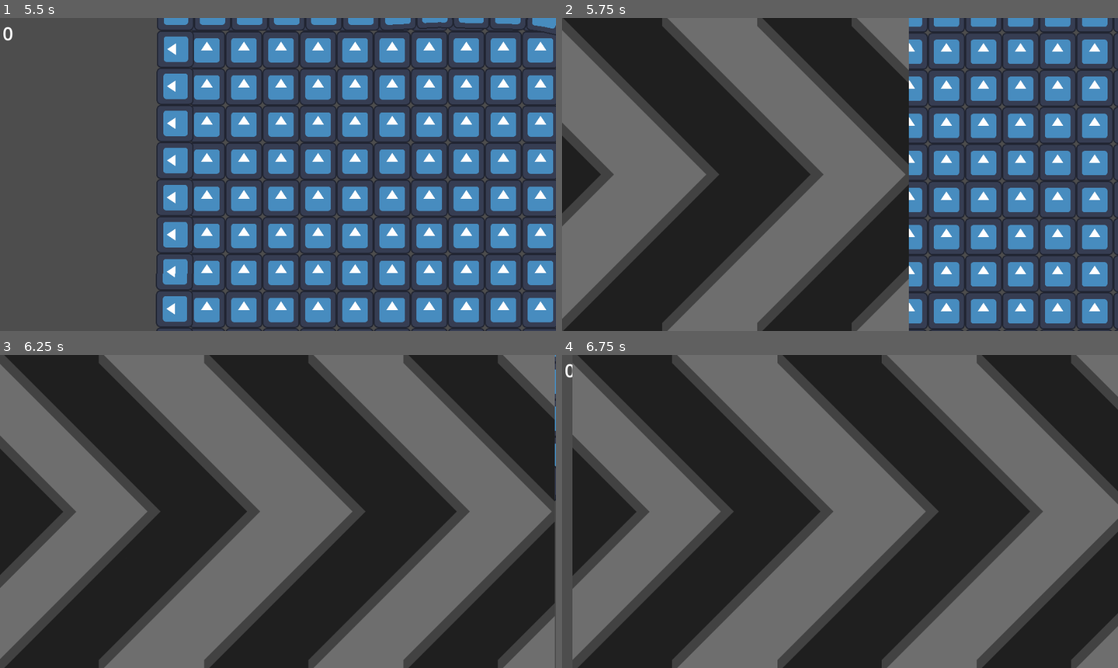
Above: before the commit, frames 1-4 (two rows, left to right).
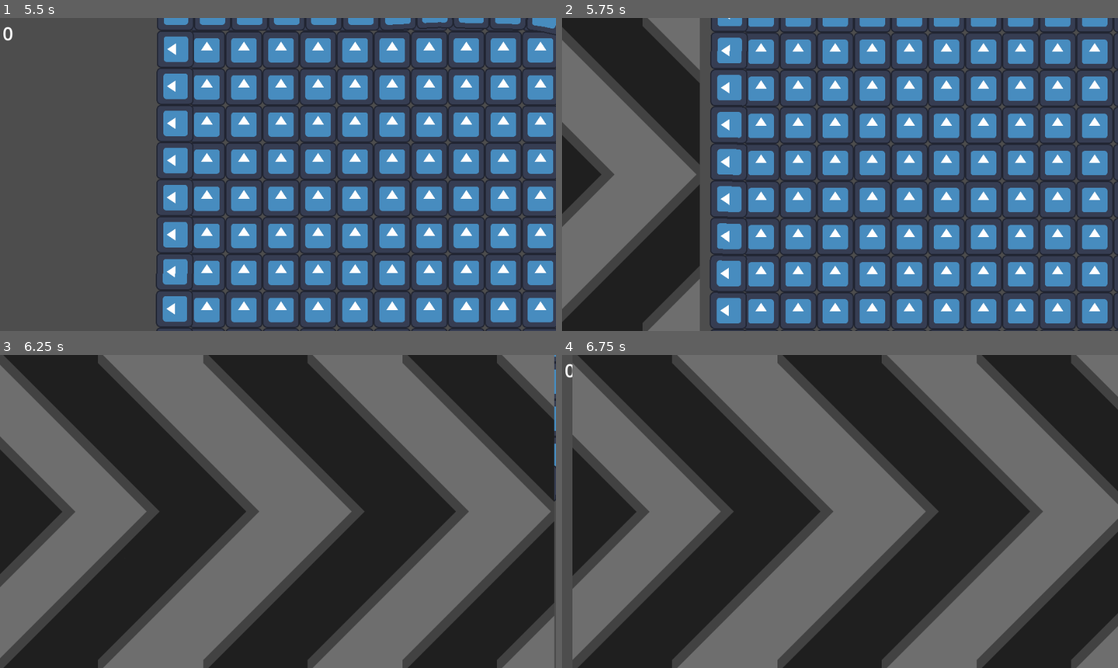
Above: after the commit, the same moments.

Repository: charliegregg/TriJamTTT
Game: Godot game, scene res://levels/level_1.tscn
The game is run twice, just before and just after one commit, with the same random seed, the same clock (stepped at 60 frames per second) and the same inputs. The engine's default icon, where the game draws it, is replaced by a stand-in: a white triangle on a blue panel in a dark square.
Inputs (mouse positions are in pixels of both pictures, inside the frame that each line leads up to):
- Up to frame 1 (5.5 s): tap Enter at 0.5 s; move the mouse to (250, 237) at 0.52 s; hold D (move_right) 0.53-1.25 s; hold Alt 0.53-1.25 s; click (250, 237) at 0.67 s; tap Space (move_jump) at 0.77, 3.77 s; drag from (444, 221) to (177, 208) at 1.27 s; move the mouse to (111, 127) at 2.02 s; hold A (move_left) 2.03-2.75 s; hold Ctrl 2.03-2.75 s; drag from (305, 174) to (400, 237) at 2.77 s; move the mouse to (194, 96) at 3.52 s; hold A (move_left) 3.53-4.25 s; hold Alt 3.53-4.25 s; drag from (400, 158) to (194, 96) at 4.27 s; move the mouse to (166, 190) at 5.02 s; hold D (move_right) from 5.03 s (still down); hold Ctrl from 5.03 s (still down); click (166, 190) at 5.17 s
- Up to frame 2 (5.75 s): keep holding D (move_right); keep holding Ctrl
- Up to frame 3 (6.25 s): release D (move_right) at 5.75 s; release Ctrl at 5.75 s; drag from (333, 442) to (166, 527) at 5.77 s
- Up to frame 4 (6.75 s): move the mouse to (812, 574) at 6.52 s; hold D (move_right) from 6.53 s (still down); hold Alt from 6.53 s (still down)

Frame 1 is identical in both runs. In frame 2, 39% of the frame differs, in the area x 0-63%, y 0-100%; in frame 3, 1.1%; in frame 4, nothing differs.

Commit message:
cam121

Diff:
--- a/scenes/loading.tscn
+++ b/scenes/loading.tscn
@@ -15,7 +15,7 @@
 "times": PackedFloat32Array(0.0001, 1),
 "transitions": PackedFloat32Array(0.267944, 0.406126),
 "update": 0,
-"values": [Vector2(-960, 0), Vector2(0, 0)]
+"values": [Vector2(-1920, 0), Vector2(0, 0)]
 }
 
 [sub_resource type="Animation" id="Animation_eocjl"]
--- /dev/null
+++ b/scenes/spike.tscn
@@ -0,0 +1,10 @@
+[gd_scene load_steps=2 format=3 uid="uid://wddhqkrpr4gm"]
+
+[ext_resource type="Script" path="res://scripts/spike.gd" id="1_rb1ec"]
+
+[node name="spike" type="Area2D"]
+script = ExtResource("1_rb1ec")
+
+[node name="CollisionShape2D" type="CollisionShape2D" parent="."]
+
+[connection signal="body_entered" from="." to="." method="_on_body_entered"]
--- a/scripts/player.gd
+++ b/scripts/player.gd
@@ -68,11 +68,12 @@
 	velocity += inp * speed * delta / 2
 	velocity.x *= exp(-friction * delta)
 
-	if position.y > 2000 and alive:
+	if position.y > 2000:
 		die()
 
 
 func die():
+	if not alive: return
 	$DeathTimer.start()
 #	$DeathAnimation.play("die")
 	loading.hide_level()
--- /dev/null
+++ b/scripts/spike.gd
@@ -0,0 +1,6 @@
+extends Node
+
+
+func _on_body_entered(body):
+	if body is Player or body is Enemy:
+		body.die()
Not shown: 18 places in levels/level.tscn that only renumber resources
Not shown: 22 places in resources/level_part_a.tres that only renumber resources
